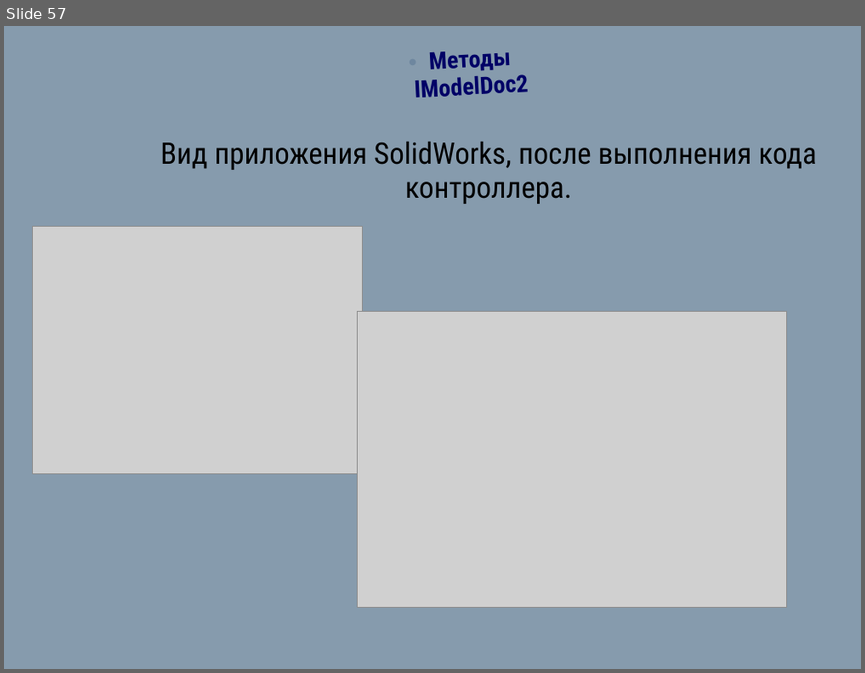
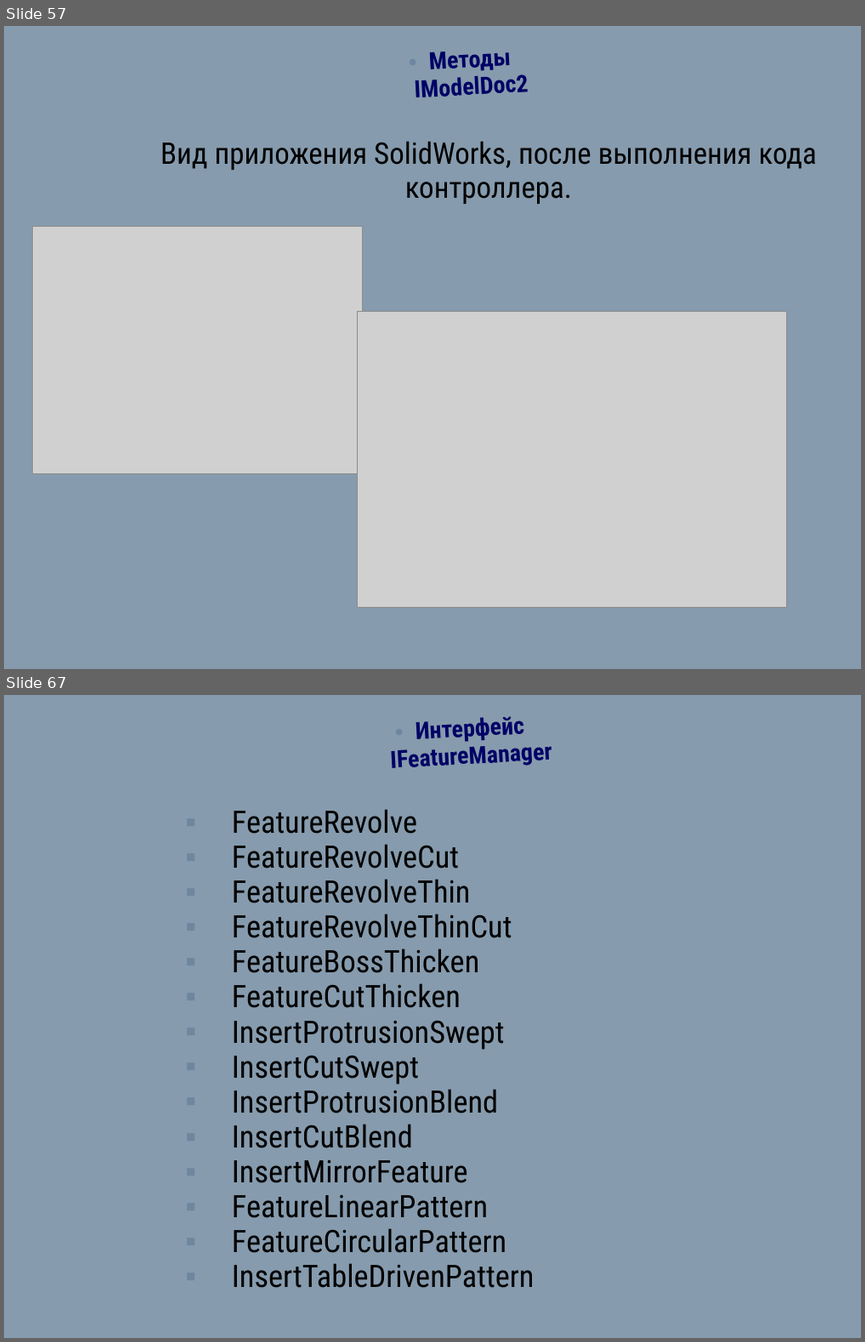
Before and after one commit to a-vodka/ics, a slide deck: sm1_lc05_ics.pptx. Shown one above the other, each under a label of ours: slide 57 before the commit, slides 57 and 67 after it; the slides between them are not shown. The pictures are 865x673 and 865x1342 pixels, drawn with LibreOffice and Linux fonts; fonts in the diff are those of the drawing; grey boxes stand for pictures; background and template pictures are left out. Boxes give left, top, right and bottom in pixels: in the first picture for what was removed or moved away, otherwise in the second. Text is boxed around its words. In the diff, an @@ line names an element or a change of style, - is before the commit and + after.

```diff
--- a/sm1_lc05_ics.pptx
+++ b/sm1_lc05_ics.pptx
@@ slide 67 added at (4, 695, 861, 1338), background picture (left out) @@
@@ text added at (391, 716, 552, 768), 20 pt, text #000066, bold @@
+• Интерфейс IFeatureManager
@@ text added at (232, 809, 534, 1287), 26 pt, text #000000 @@
+  ▪ FeatureRevolve
+  ▪ FeatureRevolveCut
+  ▪ FeatureRevolveThin
+  ▪ FeatureRevolveThinCut
+  ▪ FeatureBossThicken
+  ▪ FeatureCutThicken
+  ▪ InsertProtrusionSwept
+  ▪ InsertCutSwept
+  ▪ InsertProtrusionBlend
+  ▪ InsertCutBlend
+  ▪ InsertMirrorFeature
+  ▪ FeatureLinearPattern
+  ▪ FeatureCircularPattern
+  ▪ InsertTableDrivenPattern
```
Also in this commit, not shown: 47 other slides added, 4 other files.
